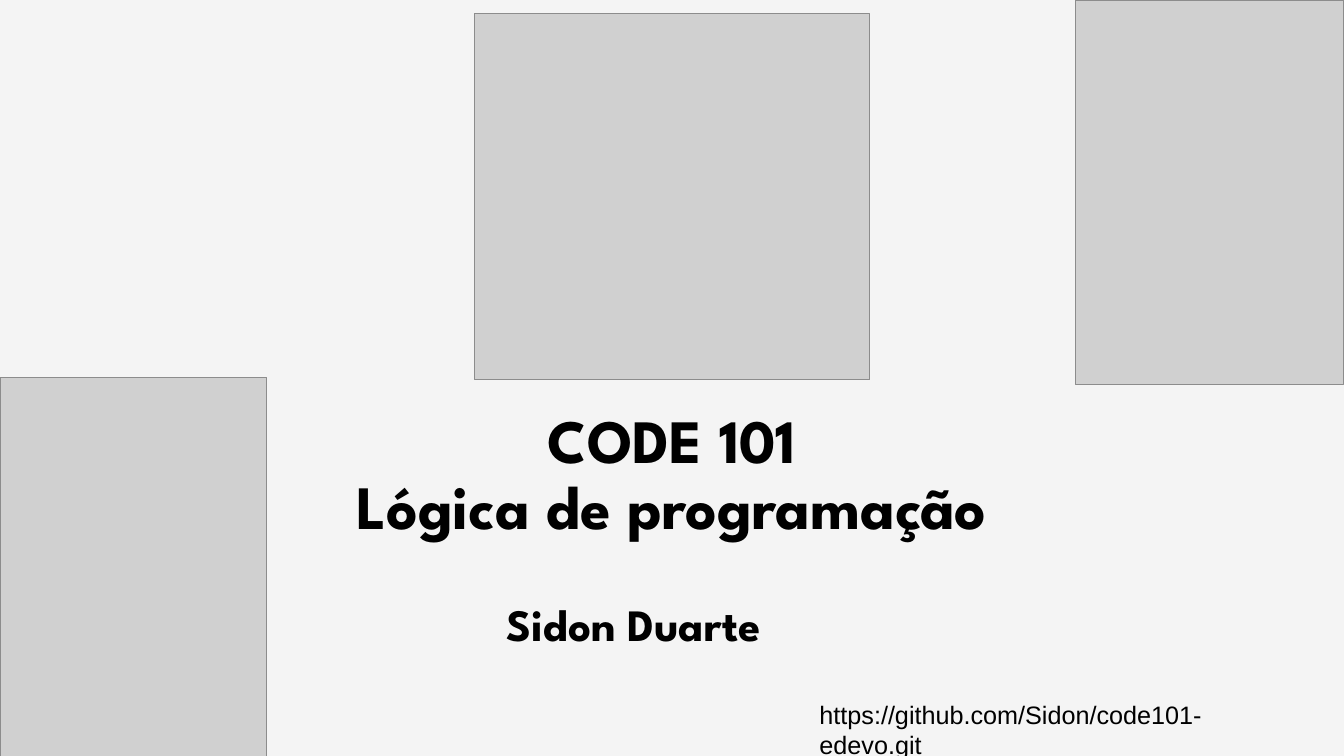
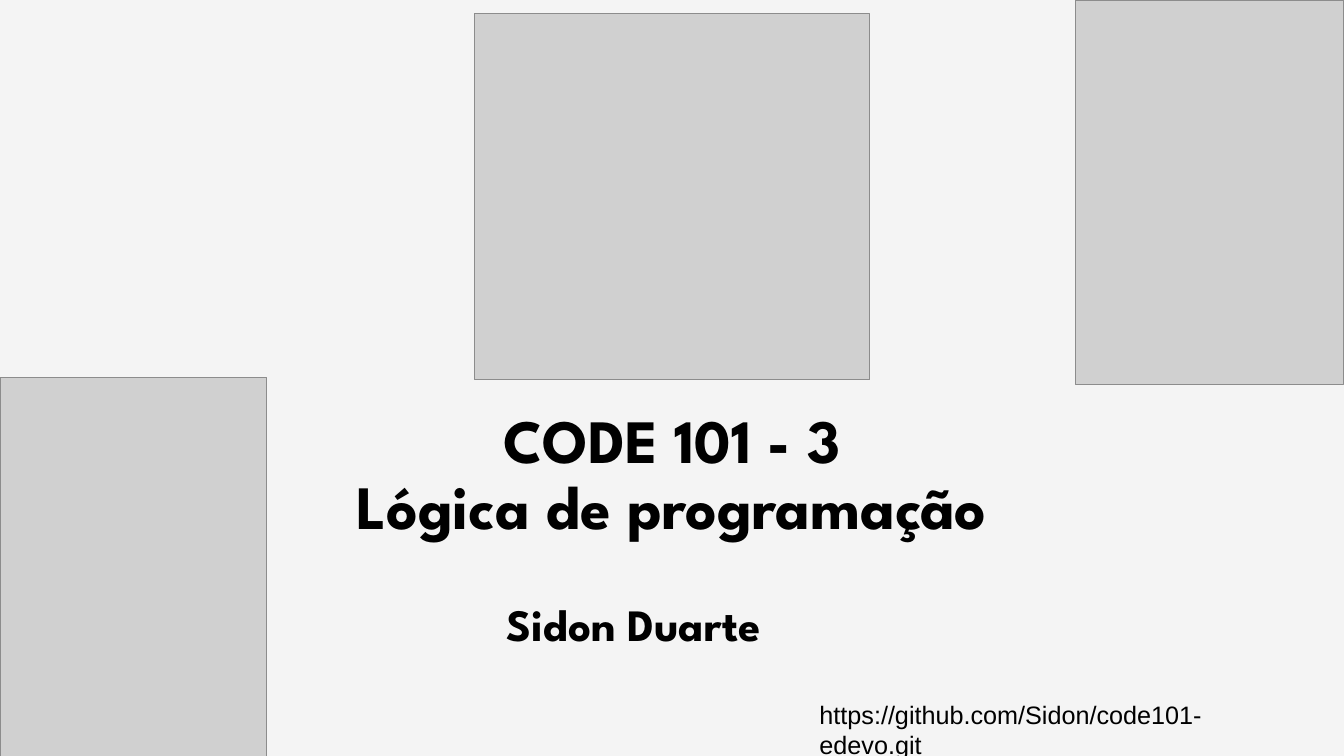
Before and after one commit to rodrisg/code101-edevo, a slide deck: slide 1 of aula3/aula3.odp. Drawn at 1344x756 pixels with LibreOffice and Linux fonts; fonts in the diff are those of the drawing; grey boxes stand for pictures; background and template pictures are left out. Boxes give left, top, right and bottom in pixels: in the first picture for what was removed or moved away, otherwise in the second. Text is boxed around its words. In the diff, an @@ line names an element or a change of style, - is before the commit and + after.

```diff
--- a/aula3/aula3.odp
+++ b/aula3/aula3.odp
@@ title at (356, 421, 986, 543): text changed @@
-CODE 101
-Lógica de programação
+CODE 101 - 3
+Lógica de programação
```
Also in this commit, not shown: 2 other slides changed, 7 slides added, 8 slides removed, 3 other files.
